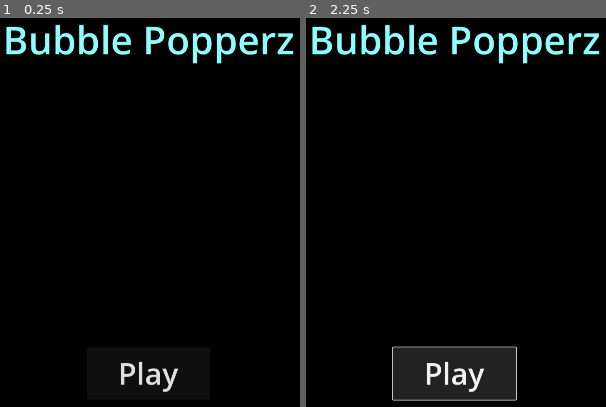
Above: before the commit, frames 1-2 (left to right).
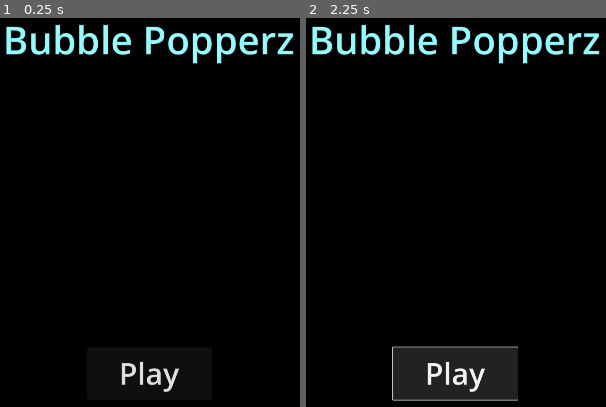
Above: after the commit, the same moments.

Repository: approachcircle/BubblePopperz
Game: Godot game, scene res://scenes/MainMenu.tscn
Two runs of this game, one before a commit and one after it. Both use one fixed random seed, a clock stepped at 60 frames per second and the inputs below. Before the commit the project starts from res://MainMenu.tscn.
Inputs (mouse positions are in pixels of both pictures, inside the frame that each line leads up to):
- Up to frame 1 (0.25 s): no input
- Up to frame 2 (2.25 s): click (outside the picture) at 0.5 s, where only the run after the commit has a clickable "Limitless"; click (outside the picture) at 1.25 s, where only the run after the commit has a clickable "TBD..."; click "Play" at 2 s

The runs differ from the first frame. In frame 1, 0.3% of the frame differs, in the area x 40-60%, y 88-97%; in frame 2, 0.4%, in the area x 40-71%, y 84-99%.

Commit message:
organise files and make cover for gamemode buttons

Diff:
--- /dev/null
+++ b/ButtonLargeText.tres
@@ -0,0 +1,4 @@
+[gd_resource type="Theme" format=3 uid="uid://c5ia32277hif5"]
+
+[resource]
+default_font_size = 72
--- a/MainMenu.tscn
+++ /dev/null
@@ -1,45 +0,0 @@
-[gd_scene load_steps=3 format=3 uid="uid://da5rbo1846t4o"]
-
-[sub_resource type="Theme" id="Theme_egtbq"]
-default_font_size = 72
-
-[sub_resource type="LabelSettings" id="LabelSettings_k4rd0"]
-font_size = 92
-font_color = Color(0.556863, 1, 1, 1)
-
-[node name="MainMenu" type="Control"]
-layout_mode = 3
-anchors_preset = 15
-anchor_right = 1.0
-anchor_bottom = 1.0
-grow_horizontal = 2
-grow_vertical = 2
-
-[node name="Button" type="Button" parent="."]
-layout_mode = 1
-anchors_preset = 7
-anchor_left = 0.5
-anchor_top = 1.0
-anchor_right = 0.5
-anchor_bottom = 1.0
-offset_left = -148.0
-offset_top = -206.0
-offset_right = 148.0
-offset_bottom = -80.0
-grow_horizontal = 2
-grow_vertical = 0
-theme = SubResource("Theme_egtbq")
-text = "Play"
-
-[node name="Label" type="Label" parent="."]
-layout_mode = 1
-anchors_preset = 5
-anchor_left = 0.5
-anchor_right = 0.5
-offset_left = -350.5
-offset_top = 70.0
-offset_right = 350.5
-offset_bottom = 216.0
-grow_horizontal = 2
-text = "Bubble Popperz"
-label_settings = SubResource("LabelSettings_k4rd0")
--- a/project.godot
+++ b/project.godot
@@ -11,19 +11,20 @@
 [application]
 
 config/name="BubblePopperz"
-run/main_scene="res://MainMenu.tscn"
+run/main_scene="res://scenes/MainMenu.tscn"
 config/features=PackedStringArray("4.3")
 config/icon="res://icon.png"
 
 [autoload]
 
-EscapeScript="*res://global_actions.gd"
+EscapeScript="*res://scripts/global_actions.gd"
 
 [display]
 
 window/size/viewport_width=1920
 window/size/viewport_height=1080
 window/size/resizable=false
+window/size/borderless=true
 window/size/fullscreen=true
 
 [dotnet]
--- /dev/null
+++ b/scenes/MainMenu.tscn
@@ -0,0 +1,98 @@
+[gd_scene load_steps=6 format=3 uid="uid://da5rbo1846t4o"]
+
+[ext_resource type="Theme" uid="uid://c5ia32277hif5" path="res://ButtonLargeText.tres" id="1_p6aqv"]
+[ext_resource type="Script" path="res://scripts/PlayButton.gd" id="2_t3mui"]
+
+[sub_resource type="LabelSettings" id="LabelSettings_k4rd0"]
+font_size = 92
+font_color = Color(0.556863, 1, 1, 1)
+
+[sub_resource type="Theme" id="Theme_n1s2g"]
+default_font_size = 40
+
+[sub_resource type="Theme" id="Theme_p6k0t"]
+default_font_size = 36
+
+[node name="MainMenu" type="Control"]
+layout_mode = 3
+anchors_preset = 15
+anchor_right = 1.0
+anchor_bottom = 1.0
+grow_horizontal = 2
+grow_vertical = 2
+
+[node name="Button" type="Button" parent="."]
+layout_mode = 1
+anchors_preset = 7
+anchor_left = 0.5
+anchor_top = 1.0
+anchor_right = 0.5
+anchor_bottom = 1.0
+offset_left = -148.0
+offset_top = -206.0
+offset_right = 152.0
+offset_bottom = -80.0
+grow_horizontal = 2
+grow_vertical = 0
+theme = ExtResource("1_p6aqv")
+text = "Play"
+script = ExtResource("2_t3mui")
+
+[node name="Label" type="Label" parent="."]
+layout_mode = 1
+anchors_preset = 5
+anchor_left = 0.5
+anchor_right = 0.5
+offset_left = -350.5
+offset_top = 70.0
+offset_right = 350.5
+offset_bottom = 216.0
+grow_horizontal = 2
+text = "Bubble Popperz"
+label_settings = SubResource("LabelSettings_k4rd0")
+
+[node name="Gamemodes" type="CanvasGroup" parent="."]
+
+[node name="Line0" type="Line2D" parent="Gamemodes"]
+position = Vector2(1092, 881)
+points = PackedVector2Array(20, 15, 92, 15, 92, -33, 244, -33)
+
+[node name="Line1" type="Line2D" parent="Gamemodes"]
+position = Vector2(1092, 922)
+points = PackedVector2Array(20, 14, 92, 14, 244, 14)
+
+[node name="Line2" type="Line2D" parent="Gamemodes"]
+position = Vector2(1093, 993)
+scale = Vector2(0.962478, -1.00107)
+points = PackedVector2Array(19.7407, 16.9819, 94.5476, 16.9819, 94.5476, -30.9668, 252.473, -30.9668)
+
+[node name="Normal" type="Button" parent="Gamemodes"]
+offset_left = 1336.0
+offset_top = 808.0
+offset_right = 1536.0
+offset_bottom = 888.0
+theme = SubResource("Theme_n1s2g")
+text = "Normal"
+
+[node name="Limitless" type="Button" parent="Gamemodes"]
+offset_left = 1336.0
+offset_top = 896.0
+offset_right = 1536.0
+offset_bottom = 976.0
+theme = SubResource("Theme_p6k0t")
+text = "Limitless"
+
+[node name="TBD" type="Button" parent="Gamemodes"]
+offset_left = 1336.0
+offset_top = 984.0
+offset_right = 1536.0
+offset_bottom = 1064.0
+text = "TBD..."
+
+[node name="ModesCover" type="ColorRect" parent="."]
+layout_mode = 0
+offset_left = 1112.0
+offset_top = 808.0
+offset_right = 1536.0
+offset_bottom = 1064.0
+color = Color(0, 0, 0, 1)
--- /dev/null
+++ b/scripts/PlayButton.gd
@@ -0,0 +1,11 @@
+extends Button
+
+
+# Called when the node enters the scene tree for the first time.
+func _ready() -> void:
+	self.pressed.connect(func(): print("test"))
+
+
+# Called every frame. 'delta' is the elapsed time since the previous frame.
+func _process(delta: float) -> void:
+	pass
Not shown, added: assets/Biggest bubble.png.import
Not shown, added: assets/Final shield bubble.png.import
Not shown, added: assets/Nordic helmet.png.import
Not shown, added: assets/big bubble.png.import
Not shown, added: assets/equipment/Ninja mask.png.import
Not shown, added: assets/equipment/Nordic helmet.png.import
Not shown, added: assets/equipment/gas bomb.png.import
Not shown, added: assets/equipment/gas mask.png.import
Not shown, added: assets/equipment/shield.PNG.import
Not shown, added: assets/final bubbles/Final gas bubble.png.import
Not shown, added: assets/final bubbles/Final shield bubble.png.import
Not shown, added: assets/frame 0 bubble.png.import
(and 16 more such lines)
